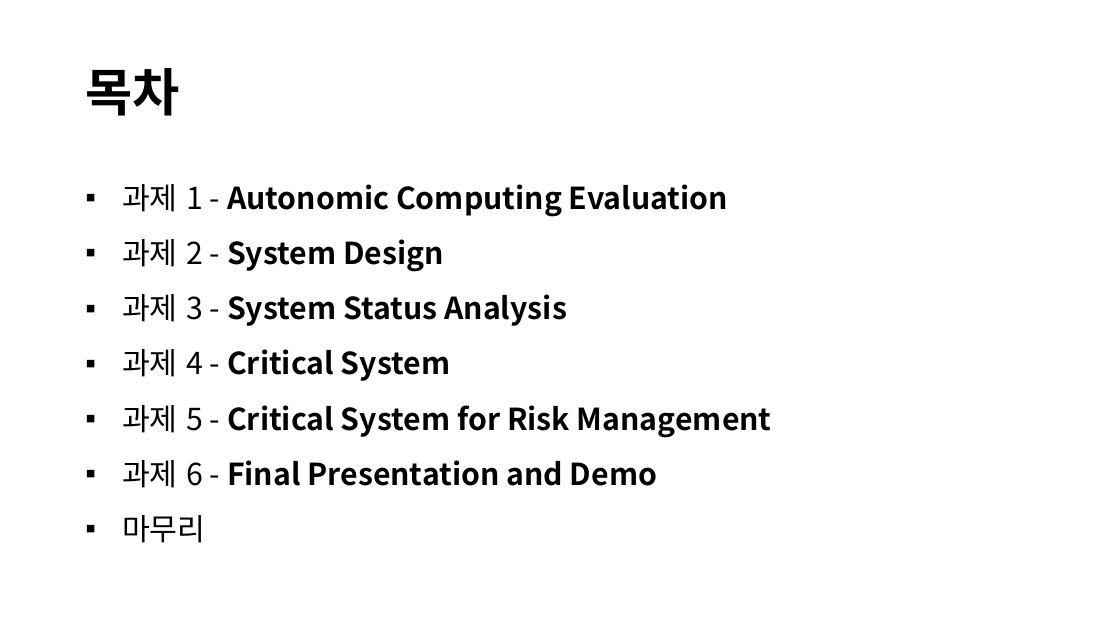
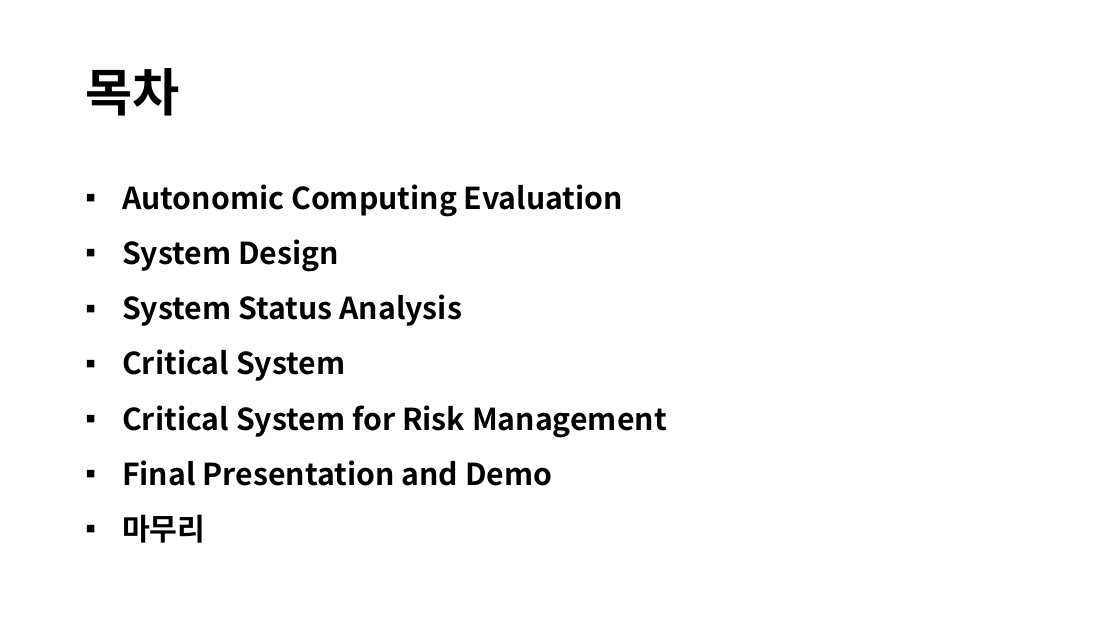
Before and after one commit to TUK-pedestrianSafety/document, a slide deck: slide 2 of ppt/소프트웨어 응용설계 발표자료.pptx. Drawn at 1120x630 pixels with LibreOffice and Linux fonts; fonts in the diff are those of the drawing. Boxes give left, top, right and bottom in pixels: in the first picture for what was removed or moved away, otherwise in the second. Text is boxed around its words. In the diff, an @@ line names an element or a change of style, - is before the commit and + after.

```diff
--- a/ppt/소프트웨어 응용설계 발표자료.pptx
+++ b/ppt/소프트웨어 응용설계 발표자료.pptx
@@ text at (x1=122, y1=184, x2=667, y2=486): text changed @@
-▪ 과제 1 - Autonomic Computing Evaluation
-▪ 과제 2 - System Design
-▪ 과제 3 - System Status Analysis
-▪ 과제 4 - Critical System
-▪ 과제 5 - Critical System for Risk Management
-▪ 과제 6 - Final Presentation and Demo
+▪ Autonomic Computing Evaluation
+▪ System Design
+▪ System Status Analysis
+▪ Critical System
+▪ Critical System for Risk Management
+▪ Final Presentation and Demo
@@ text at (x1=122, y1=514, x2=205, y2=543): bold on in "마무리" @@
```
Also in this commit, not shown: 18 other slides changed, 10 slides added, 8 slides removed.
